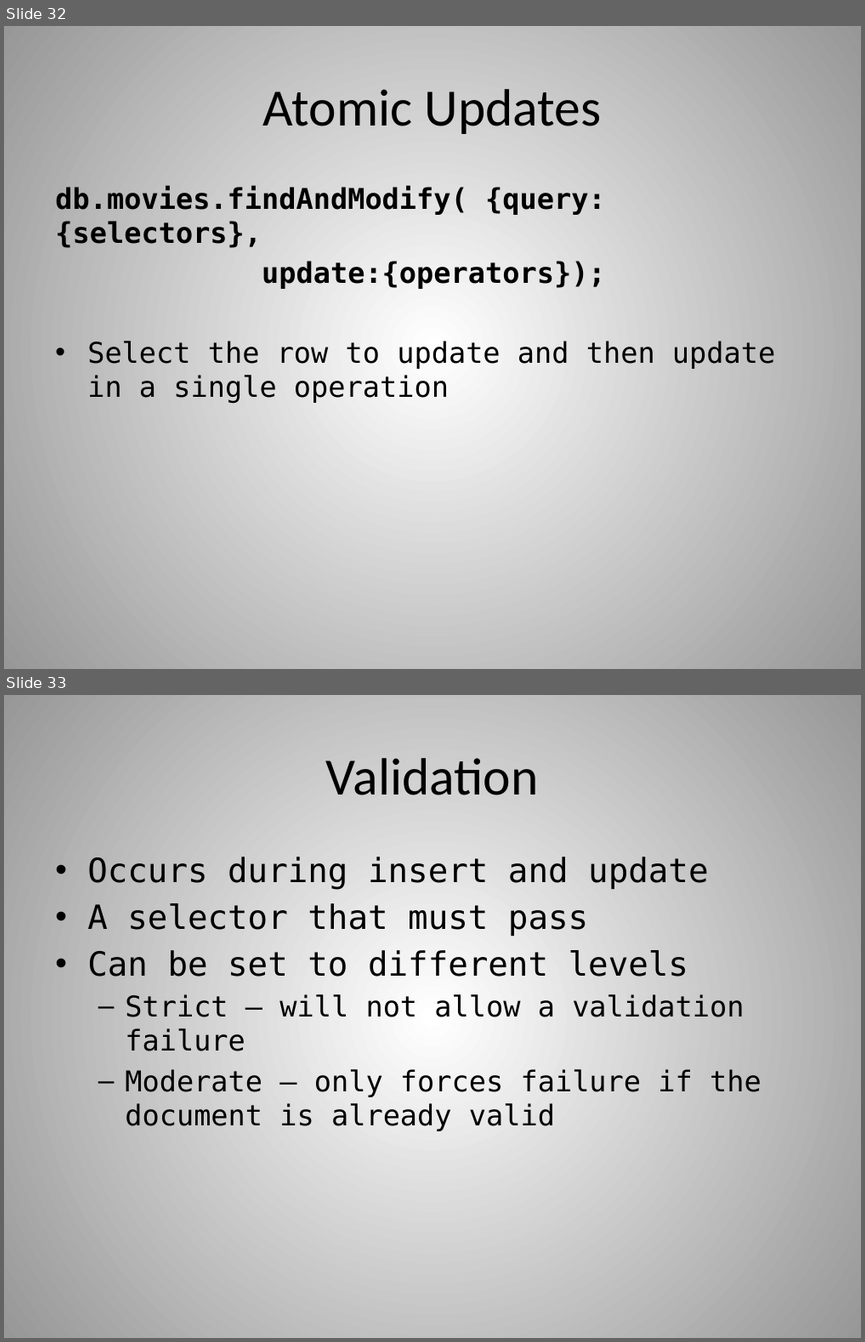
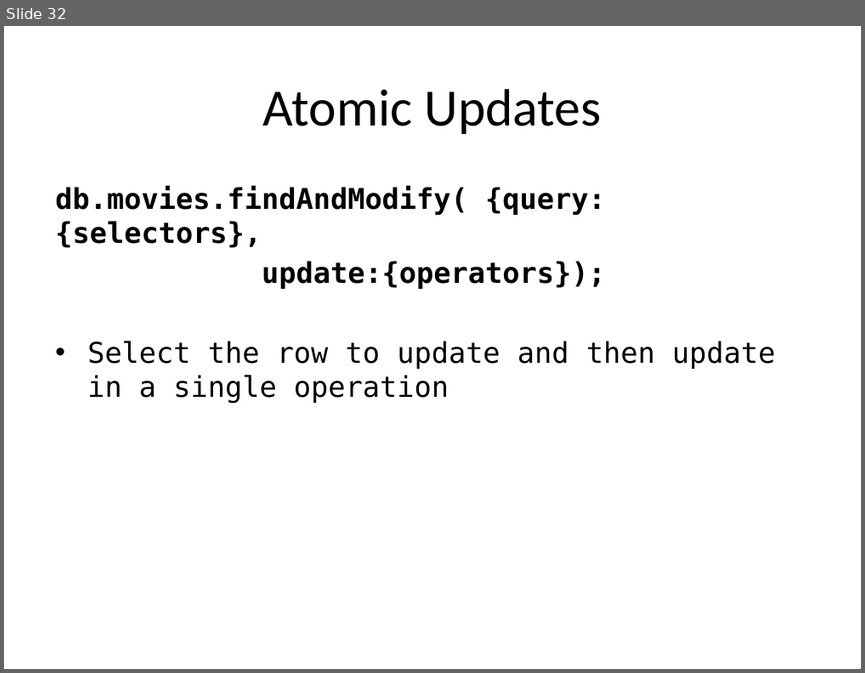
Before and after one commit to dvanvali/mongoDbPresentation, a slide deck: MongoDB.pptx. Shown one above the other, each under a label of ours: slides 32 and 33 before the commit, slide 32 after it. The pictures are 865x1342 and 865x673 pixels, drawn with LibreOffice and Linux fonts; fonts in the diff are those of the drawing; background and template pictures are left out. Boxes give left, top, right and bottom in pixels: in the first picture for what was removed or moved away, otherwise in the second. Text is boxed around its words. In the diff, an @@ line names an element or a change of style, - is before the commit and + after.

Commit message:
new background and update to 2 slides

```diff
--- a/MongoDB.pptx
+++ b/MongoDB.pptx
@@ slide 33 removed at <box>4,695,861,1338</box>, background gradient #FFFFFF to #979797 @@
@@ title removed at <box>326,758,539,795</box> @@
-Validation
@@ text removed at <box>87,857,761,1131</box> @@
-• Occurs during insert and update
-• A selector that must pass
-• Can be set to different levels
-  – Strict – will not allow a validation failure
-  – Moderate – only forces failure if the document is already valid
@@ slide 32 changed as well @@
@@ background gradient #FFFFFF to #979797 to picture (left out) @@
```
Also in this commit, not shown: 37 other slides changed, 1 other file.
